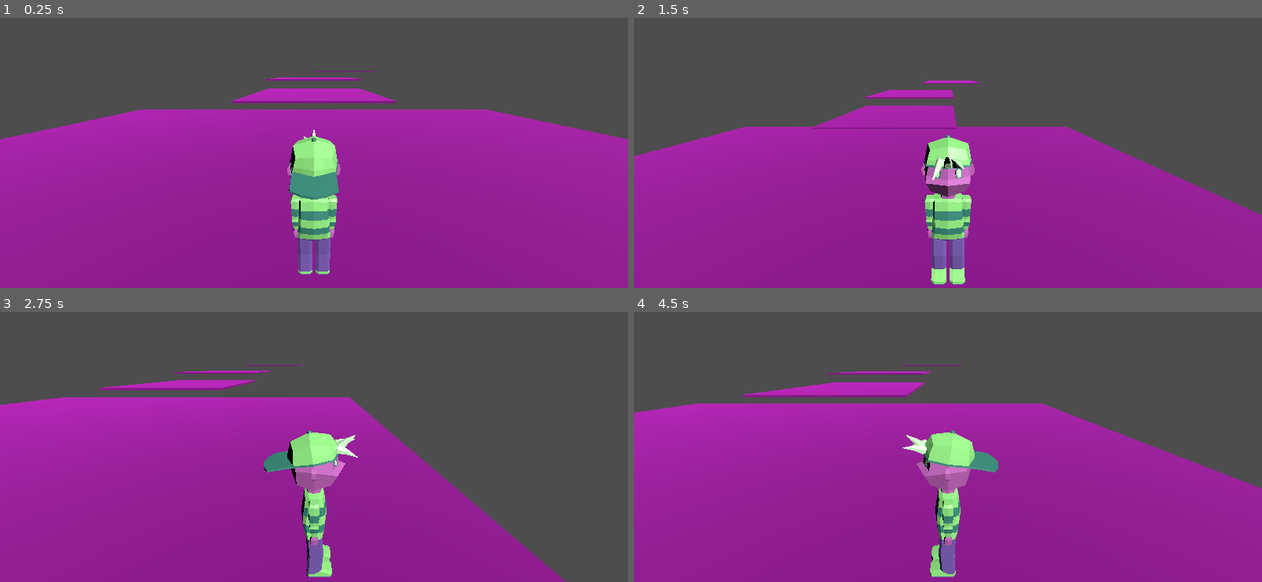
Above: before the commit, frames 1-4 (two rows, left to right).
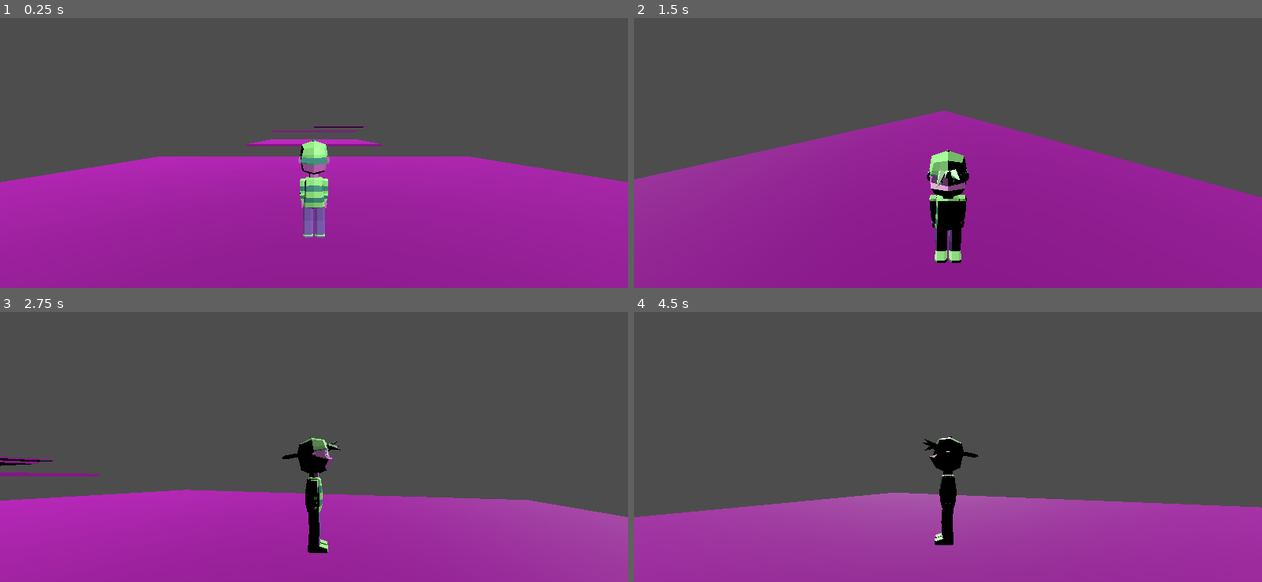
Above: after the commit, the same moments.

Repository: b4k4kozmo/KatsuBoy3D
Game: Godot game, scene res://Main.tscn
The game is run twice, just before and just after one commit, with the same random seed, the same clock (stepped at 60 frames per second) and the same inputs.
Inputs (mouse positions are in pixels of both pictures, inside the frame that each line leads up to):
- Up to frame 1 (0.25 s): no input
- Up to frame 2 (1.5 s): tap Enter at 0.5 s; move the mouse to (1086, 115) at 0.52 s; hold D (move_right) 0.53-1.28 s; hold = (zoom_in, bound only after the commit) 0.53-1.28 s; click (1086, 115) at 0.67 s; tap Space (jump) at 0.77 s; tap - (zoom_out, bound only after the commit) at 0.8, 1.35 s; move the mouse to (822, 147) at 1.27 s; hold S (move_back) from 1.28 s (still down); click (822, 147) at 1.42 s
- Up to frame 3 (2.75 s): tap Space (jump) at 1.52 s; tap = (zoom_in, bound only after the commit) at 1.55 s; move the mouse to (376, 357) at 2.02 s; release S (move_back) at 2.03 s; hold D (move_right) from 2.03 s (still down); hold Shift (run) from 2.03 s (still down); click (376, 357) at 2.17 s; tap - (zoom_out, bound only after the commit) at 2.3 s
- Up to frame 4 (4.5 s): move the mouse to (916, 487) at 2.77 s; release D (move_right) at 2.78 s; release Shift (run) at 2.78 s; hold W (move_forward) 2.78-3.53 s; tap = (zoom_in, bound only after the commit) at 2.85, 4.35 s; click (916, 487) at 2.92 s; tap Space (jump) at 3.02, 3.77 s; move the mouse to (1136, 471) at 3.52 s; hold - (zoom_out, bound only after the commit) 3.53-4.28 s; hold A (move_left) from 3.53 s (still down); click (1136, 471) at 3.67 s; move the mouse to (759, 379) at 4.27 s; click (759, 379) at 4.42 s

The runs differ from the first frame. In frame 1, 21% of the frame differs, in the area x 0-100%, y 19-96%; in frame 2, 8.9%; in frame 3, 34%; in frame 4, 46%, in the area x 0-100%, y 19-99%.
Error after the commit: Invalid access to property or key 'relative' on a base object of type 'InputEventMouseButton'. (res://Player/CameraController.gd:17)

Commit message:
Camera+movement
added a 3d camera that can be moved using the mouse and zoom in and out with scroll wheel or - and =(+)  buttons, the direction of the camera will also determine the players forward direction

Diff:
--- a/Main.tscn
+++ b/Main.tscn
@@ -1,6 +1,6 @@
 [gd_scene load_steps=5 format=3 uid="uid://bm0xtp5kknpig"]
 
-[ext_resource type="PackedScene" uid="uid://d2r0vwmkgn62w" path="res://Player.tscn" id="1_cbqnw"]
+[ext_resource type="PackedScene" uid="uid://d2r0vwmkgn62w" path="res://Player/Player.tscn" id="1_cbqnw"]
 
 [sub_resource type="BoxShape3D" id="BoxShape3D_frqal"]
 size = Vector3(120, 2, 120)
@@ -29,6 +29,7 @@
 transform = Transform3D(0.3, 0, 0, 0, 0.3, 0, 0, 0, 0.3, 0, 6.80177, -52.9055)
 
 [node name="CollisionShape3D" type="CollisionShape3D" parent="StaticBody3D2"]
+transform = Transform3D(1, 0, 0, 0, 1, 0, 0, 0, 1, 2.08165e-12, -2, 2.08165e-12)
 shape = SubResource("BoxShape3D_frqal")
 
 [node name="MeshInstance3D2" type="MeshInstance3D" parent="StaticBody3D2"]
@@ -39,6 +40,7 @@
 transform = Transform3D(0.3, 0, 0, 0, 0.3, 0, 0, 0, 0.3, 0, 10.4757, -87.1239)
 
 [node name="CollisionShape3D" type="CollisionShape3D" parent="StaticBody3D3"]
+transform = Transform3D(1, 0, 0, 0, 1, 0, 0, 0, 1, 2.08165e-12, -2, 2.08165e-12)
 shape = SubResource("BoxShape3D_frqal")
 
 [node name="MeshInstance3D2" type="MeshInstance3D" parent="StaticBody3D3"]
--- a/Player.tscn
+++ /dev/null
@@ -1,22 +0,0 @@
-[gd_scene load_steps=4 format=3 uid="uid://d2r0vwmkgn62w"]
-
-[ext_resource type="Script" path="res://Player.gd" id="1_qcb5t"]
-[ext_resource type="PackedScene" uid="uid://cqjk0kud3deb4" path="res://Art/KatsuBoi.glb" id="1_yit2u"]
-
-[sub_resource type="CapsuleShape3D" id="CapsuleShape3D_8jbsg"]
-radius = 1.41071
-height = 8.95316
-
-[node name="Player" type="CharacterBody3D"]
-script = ExtResource("1_qcb5t")
-fall_acceleration = 77
-
-[node name="Pivot" type="Node3D" parent="."]
-transform = Transform3D(1, -3.48787e-16, 3.48787e-16, 3.48787e-16, 1, -3.48787e-16, -3.48787e-16, 3.48787e-16, 1, 0, 0, 0)
-
-[node name="KatsuBoi" parent="Pivot" instance=ExtResource("1_yit2u")]
-transform = Transform3D(-1, 3.48787e-16, -8.74228e-08, 3.48787e-16, 1, -3.48787e-16, 8.74228e-08, -3.48787e-16, -1, 0, 0, 0)
-
-[node name="CollisionShape3D" type="CollisionShape3D" parent="."]
-transform = Transform3D(1, 0, 0, 0, 1, 0, 0, 0, 1, 0, 4.41297, 0)
-shape = SubResource("CapsuleShape3D_8jbsg")
--- /dev/null
+++ b/Player/CameraController.gd
@@ -0,0 +1,39 @@
+extends Node3D
+
+@export var sensitivity = 5
+var maxZoom = 33
+var minZoom = 2
+
+func _ready():
+	#makes mouse cursor dissapeer
+	Input.mouse_mode = Input.MOUSE_MODE_CAPTURED
+
+func _process(delta):
+	global_position = $"..".global_position
+
+func _input(event):
+	if event is InputEventMouse:
+		# xRot is clamped so we dont put the camera under the floor
+		var xRot = clamp(rotation.x - event.relative.y / 1000 * sensitivity, -.5, 0.25)
+		# yRot is not clamped so we can rotate the camera 360 degrees
+		var yRot = rotation.y - event.relative.x / 1000 * sensitivity
+		# we do not want to rotate along the Z axis so we set x to 0
+		rotation = Vector3(xRot, yRot, 0)
+		#this is only needed to display mouse motion in the debug menu
+		#print_debug(event)
+
+	if event is InputEventMouseButton:
+		if event.button_index == 5:
+			if $SpringArm3D.spring_length < maxZoom:
+				$SpringArm3D.spring_length += 0.1
+		if event.button_index == 4:
+			if $SpringArm3D.spring_length > minZoom:
+				$SpringArm3D.spring_length -= 0.1
+
+	# test input for track pad usint - and =
+	if Input.is_action_pressed("zoom_out"):
+		if $SpringArm3D.spring_length < maxZoom:
+			$SpringArm3D.spring_length += 0.5
+	if Input.is_action_pressed("zoom_in"):
+		if $SpringArm3D.spring_length > minZoom:
+			$SpringArm3D.spring_length -= 0.5
--- a/Player.gd
+++ b/Player/Player.gd
@@ -11,7 +11,8 @@
 func _physics_process(delta):
 	# create a locakl variable to store input direction
 	var direction = Vector3.ZERO
-
+	# get camera direction
+	var hRot =$CameraController.transform.basis.get_euler().y
 	# check for each move input and update the direction accordingly
 	if Input.is_action_pressed("move_right"):
 		direction.x += 1
@@ -25,7 +26,8 @@
 		direction.z -= 1
 
 	if direction != Vector3.ZERO:
-		direction = direction.normalized()
+		# this line of code gets diretion relative to the camera direction
+		direction = direction.rotated(Vector3.UP, hRot).normalized()
 		$Pivot.look_at(position + direction, Vector3.UP)
 
 
--- /dev/null
+++ b/Player/Player.tscn
@@ -0,0 +1,32 @@
+[gd_scene load_steps=5 format=3 uid="uid://d2r0vwmkgn62w"]
+
+[ext_resource type="Script" path="res://Player/Player.gd" id="1_alia7"]
+[ext_resource type="PackedScene" uid="uid://cqjk0kud3deb4" path="res://Art/KatsuBoi.glb" id="2_glb3g"]
+[ext_resource type="Script" path="res://Player/CameraController.gd" id="3_m5t11"]
+
+[sub_resource type="CapsuleShape3D" id="CapsuleShape3D_8jbsg"]
+radius = 1.41071
+height = 8.95316
+
+[node name="Player" type="CharacterBody3D"]
+script = ExtResource("1_alia7")
+fall_acceleration = 77
+
+[node name="Pivot" type="Node3D" parent="."]
+transform = Transform3D(1, -3.48787e-16, 3.48787e-16, 3.48787e-16, 1, -3.48787e-16, -3.48787e-16, 3.48787e-16, 1, 0, 0, 0)
+
+[node name="KatsuBoi" parent="Pivot" instance=ExtResource("2_glb3g")]
+transform = Transform3D(-1, 3.48787e-16, -8.74228e-08, 3.48787e-16, 1, -3.48787e-16, 8.74228e-08, -3.48787e-16, -1, 0, 0, 0)
+
+[node name="CollisionShape3D" type="CollisionShape3D" parent="."]
+transform = Transform3D(1, 0, 0, 0, 1, 0, 0, 0, 1, 0, 4.41297, 0)
+shape = SubResource("CapsuleShape3D_8jbsg")
+
+[node name="CameraController" type="Node3D" parent="."]
+script = ExtResource("3_m5t11")
+
+[node name="SpringArm3D" type="SpringArm3D" parent="CameraController"]
+transform = Transform3D(1, 0, 0, 0, 1, 0, 0, 0, 1, 0, 9.66961, -1.94783)
+spring_length = 21.0
+
+[node name="Camera3D" type="Camera3D" parent="CameraController/SpringArm3D"]
--- a/project.godot
+++ b/project.godot
@@ -56,3 +56,13 @@
 "events": [Object(InputEventKey,"resource_local_to_scene":false,"resource_name":"","device":-1,"window_id":0,"alt_press …(182 unchanged characters)…
 ]
 }
+zoom_in={
+"deadzone": 0.5,
+"events": [Object(InputEventKey,"resource_local_to_scene":false,"resource_name":"","device":-1,"window_id":0,"alt_pressed":false,"shift_pressed":false,"ctrl_pressed":false,"meta_pressed":false,"pressed":false,"keycode":0,"physical_keycode":61,"key_label":0,"unicode":61,"echo":false,"script":null)
+]
+}
+zoom_out={
+"deadzone": 0.5,
+"events": [Object(InputEventKey,"resource_local_to_scene":false,"resource_name":"","device":-1,"window_id":0,"alt_pressed":false,"shift_pressed":false,"ctrl_pressed":false,"meta_pressed":false,"pressed":false,"keycode":0,"physical_keycode":45,"key_label":0,"unicode":45,"echo":false,"script":null)
+]
+}
Not shown, changed: .DS_Store
Not shown, added: Music/.DS_Store
